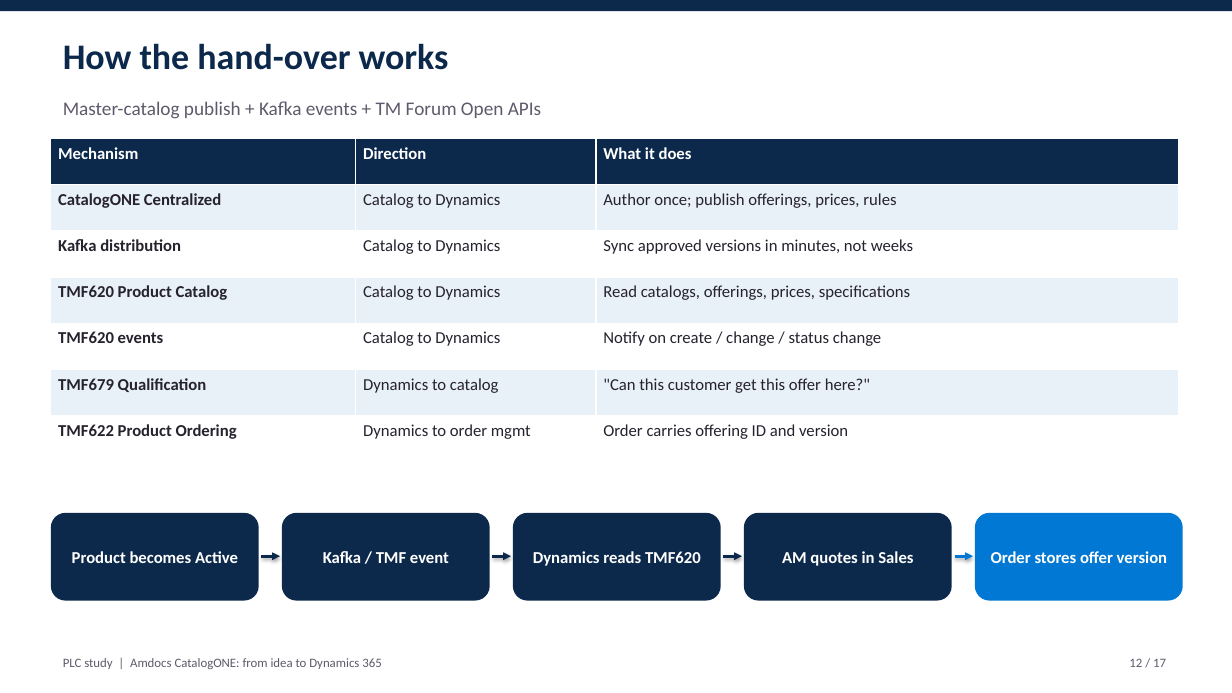
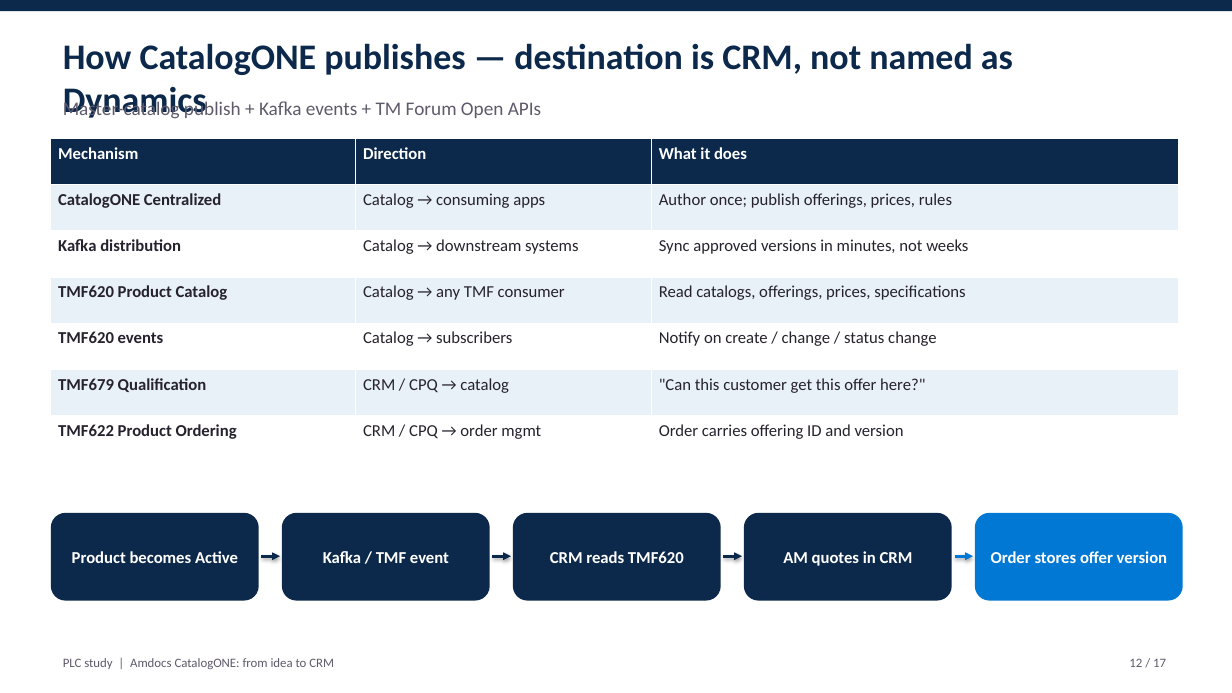
Before and after one commit to abdoe31/learnksa, a slide deck: slide 12 of plc_study/PLC_CatalogONE_Presentation.pptx. Drawn at 1232x693 pixels with LibreOffice and Linux fonts; fonts in the diff are those of the drawing. Boxes give left, top, right and bottom in pixels: in the first picture for what was removed or moved away, otherwise in the second. Text is boxed around its words. In the diff, an @@ line names an element or a change of style, - is before the commit and + after.

```diff
--- a/plc_study/PLC_CatalogONE_Presentation.pptx
+++ b/plc_study/PLC_CatalogONE_Presentation.pptx
@@ text at [63, 43, 1013, 75]: text changed @@
-How the hand-over works
+How CatalogONE publishes — destination is CRM, not named as Dynamics
@@ table at [51, 139, 1178, 462] @@
-row 2, column 2: Catalog to Dynamics
+row 2, column 2: Catalog → consuming apps
-row 3, column 2: Catalog to Dynamics
+row 3, column 2: Catalog → downstream systems
-row 4, column 2: Catalog to Dynamics
+row 4, column 2: Catalog → any TMF consumer
-row 5, column 2: Catalog to Dynamics
+row 5, column 2: Catalog → subscribers
-row 6, column 2: Dynamics to catalog
+row 6, column 2: CRM / CPQ → catalog
-row 7, column 2: Dynamics to order mgmt
+row 7, column 2: CRM / CPQ → order mgmt
@@ text in rounded rectangle at [550, 551, 684, 563]: text changed @@
-Dynamics reads TMF620
+CRM reads TMF620
@@ text in rounded rectangle at [783, 551, 913, 566]: text changed @@
-AM quotes in Sales
+AM quotes in CRM
@@ text at [63, 658, 334, 669]: text changed @@
-PLC study | Amdocs CatalogONE: from idea to Dynamics 365
+PLC study | Amdocs CatalogONE: from idea to CRM
```
Also in this commit, not shown: 16 other slides changed, 4 other files.
